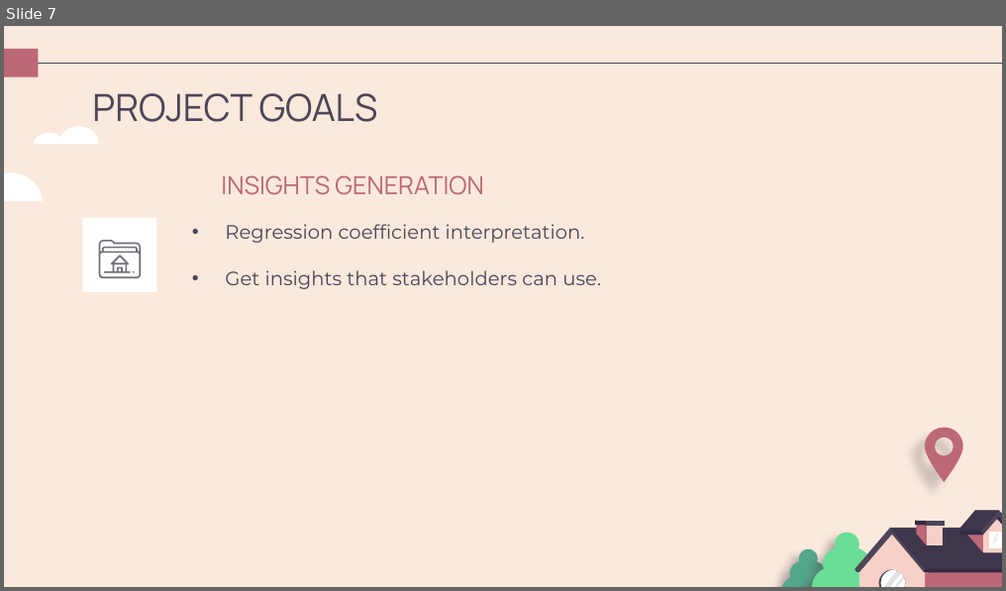
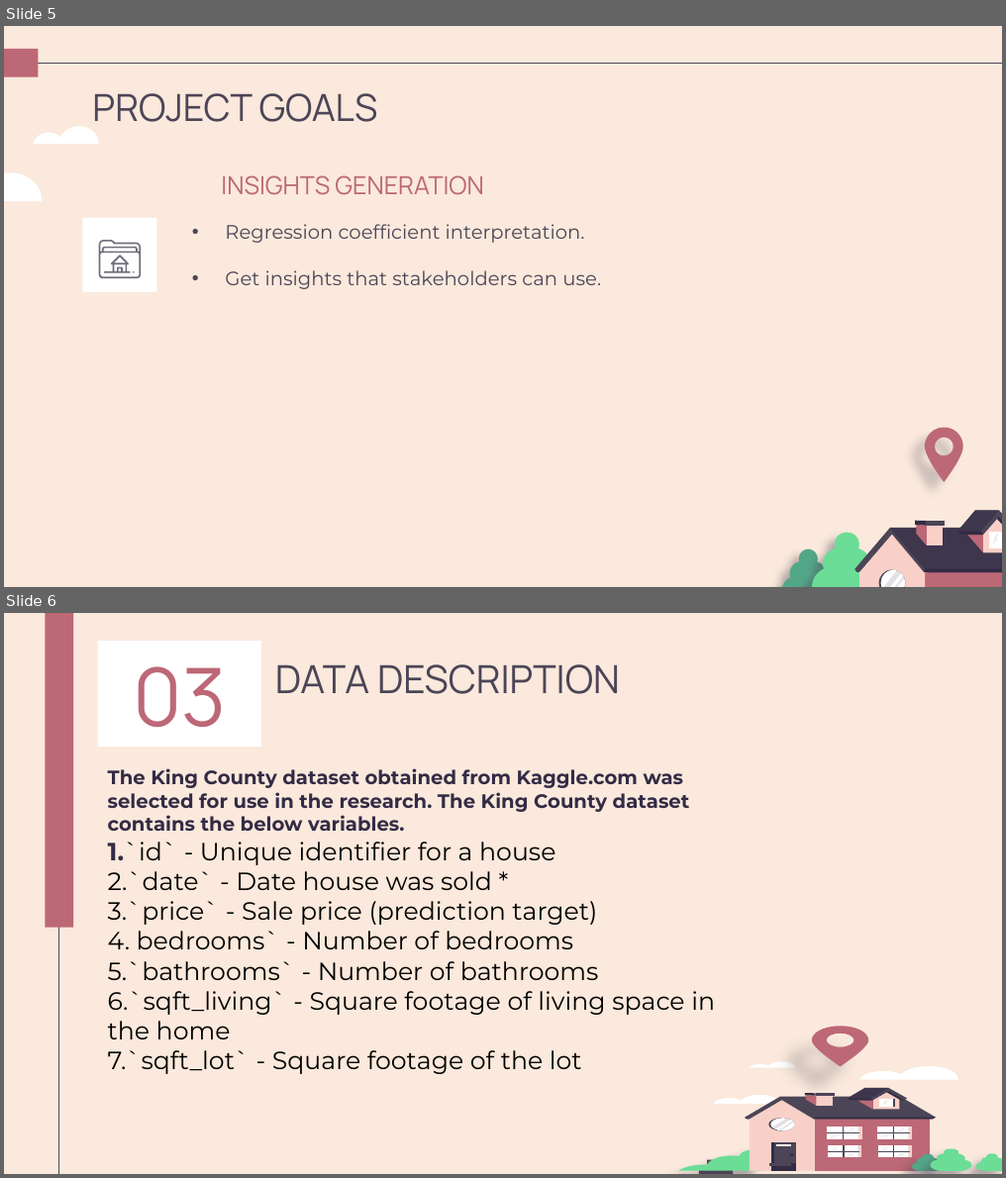
Before and after one commit to Bkiambuthi/dsc-phase-2-project-v2-3, a slide deck: Understanding King County's Housing Market.pptx. Shown one above the other, each under a label of ours: slide 7 before the commit, slides 5 and 6 after it. The pictures are 1006x591 and 1006x1178 pixels, drawn with LibreOffice and Linux fonts; fonts in the diff are those of the drawing. Boxes give left, top, right and bottom in pixels: in the first picture for what was removed or moved away, otherwise in the second. Text is boxed around its words. In the diff, an @@ line names an element or a change of style, - is before the commit and + after.

```diff
--- a/Understanding King County's Housing Market.pptx
+++ b/Understanding King County's Housing Market.pptx
@@ slide 6 added at (x1=4, y1=613, x2=1002, y2=1174), background #FAE9DC @@
@@ rectangle added at (x1=45, y1=613, x2=73, y2=928), fill #BD6877 @@
@@ line added from (58, 613) to (58, 1174), #4C4557 0.75 pt @@
@@ title added at (x1=98, y1=641, x2=261, y2=747), fill #FFFFFF, 58 pt, text #BD6877 @@
+03
@@ title added at (x1=275, y1=664, x2=620, y2=694), 28 pt, text #4C4557 @@
+DATA DESCRIPTION
@@ text added at (x1=108, y1=768, x2=715, y2=1074), 18 pt, text #000000 @@
+The King County dataset obtained from Kaggle.com was selected for use in the research. The King County dataset contains the below variables.
+1.`id` - Unique identifier for a house
+2.`date` - Date house was sold *
+3.`price` - Sale price (prediction target)
+4. bedrooms` - Number of bedrooms
+5.`bathrooms` - Number of bathrooms
+6.`sqft_living` - Square footage of living space in the home
+7.`sqft_lot` - Square footage of the lot
@@ group added at (x1=678, y1=1026, x2=1002, y2=1171): 71 freeform shapes @@
@@ freeform shape added at (x1=699, y1=1166, x2=733, y2=1174), fill #4C4557 @@
@@ freeform shape added at (x1=708, y1=1159, x2=740, y2=1166), fill #4C4557 @@
@@ what was slide 7 is now slide 5 @@
```
Also in this commit, not shown: 15 slides changed, 8 other slides added, 12 slides removed, 1 other file.
